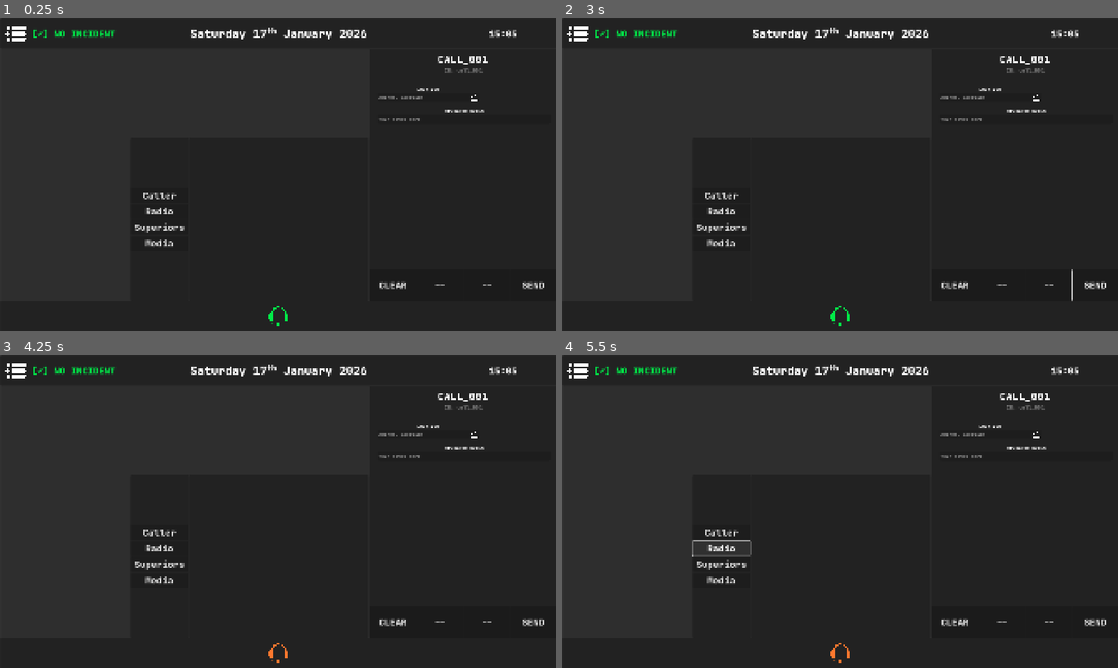
Above: before the commit, frames 1-4 (two rows, left to right).
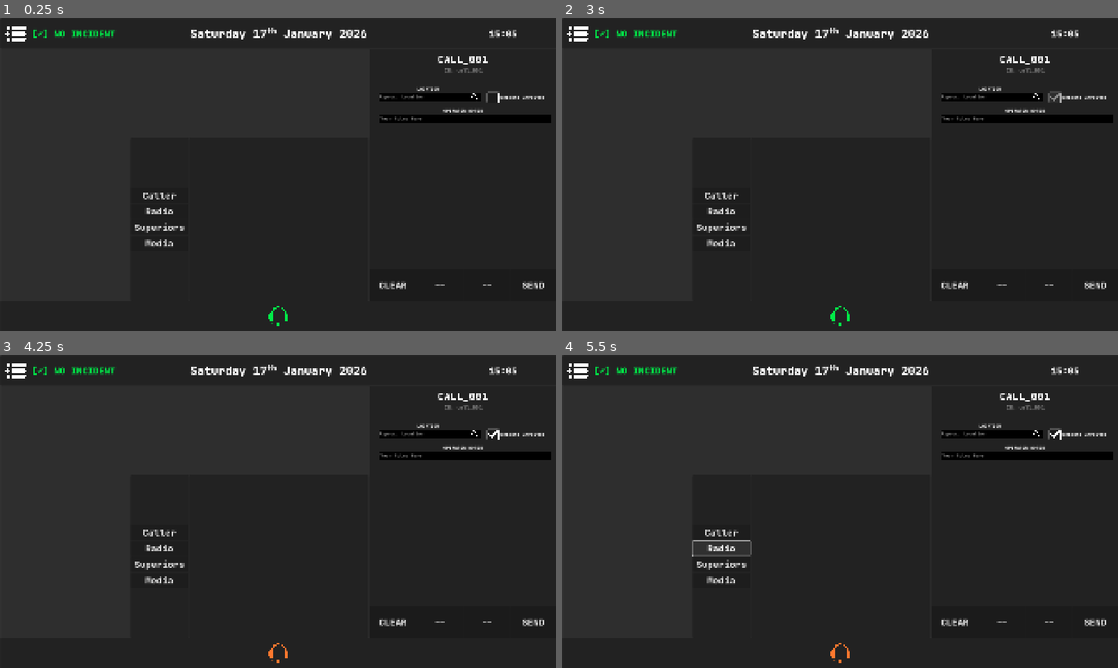
Above: after the commit, the same moments.

Repository: corporal1chicken/dispatch-handling
Game: Godot game, scene res://ui_controller.tscn
Two runs of this game, one before a commit and one after it. Both use one fixed random seed, a clock stepped at 60 frames per second and the inputs below.
Inputs (mouse positions are in pixels of both pictures, inside the frame that each line leads up to):
- Up to frame 1 (0.25 s): no input
- Up to frame 2 (3 s): click (990, 96) at 0.52 s; type "12" at 0.6 s; click "CLEAR" at 1.25 s; click "SEND" at 2 s; click (1056, 96) at 2.77 s
- Up to frame 3 (4.25 s): click (278, 652) at 3.5 s
- Up to frame 4 (5.5 s): click "Caller" at 4.25 s; click "Radio" at 5 s

The runs differ from the first frame. In frame 1, 1.5% of the frame differs, in the area x 68-100%, y 21-34%; in frame 2, 1.5%, in the area x 68-100%, y 21-91%; in frame 3, 1.5%; in frame 4, 1.5%.

Commit message:
Small Report Changes

Diff:
--- a/autoloads/game_cycle.gd
+++ b/autoloads/game_cycle.gd
@@ -21,10 +21,7 @@
 
 	_start_call()
 
-func pick_random_call() -> Dictionary:
-	var path = shift_calls.pick_random()
-	shift_calls.erase(path)
-
+func get_file_contents(path: String):
 	var file: FileAccess = FileAccess.open(path, FileAccess.READ)
 	var text = file.get_as_text()
 	file.close()
@@ -52,4 +49,7 @@
 	call_timer.start(TIME_BETWEEN_CALLS)
 	await call_timer.timeout
 
-	Signals.call_recieved.emit(pick_random_call())
+	var path = shift_calls.pick_random()
+	shift_calls.erase(path)
+
+	Signals.call_recieved.emit(get_file_contents(path))
--- a/autoloads/signals.gd
+++ b/autoloads/signals.gd
@@ -1,7 +1,4 @@
 extends Node
-
-#signal call_started(call_data: Dictionary)
-#signal call_accepted()
 
 # Starts a new call request. Player must accept the call
 # Generates call data + changes UI elements
@@ -10,3 +7,5 @@
 signal call_accepted()
 # Starts when the current calls ends.
 signal call_finished()
+
+signal report_sent()
--- /dev/null
+++ b/data/incident_types.json
@@ -0,0 +1,3 @@
+[
+	"break_in", "car_crash", "house_robbery", "murder"
+]
--- /dev/null
+++ b/resources/styles/lineedit_focus.tres
@@ -0,0 +1,6 @@
+[gd_resource type="StyleBoxFlat" format=3 uid="uid://dmdmsnk6npaau"]
+
+[resource]
+bg_color = Color(0, 0, 0, 1)
+border_width_bottom = 2
+border_color = Color(0, 0.91764706, 0.28235295, 1)
--- /dev/null
+++ b/resources/styles/lineedit_normal.tres
@@ -0,0 +1,6 @@
+[gd_resource type="StyleBoxFlat" format=3 uid="uid://bybupvcmomlbp"]
+
+[resource]
+bg_color = Color(0, 0, 0, 1)
+border_width_bottom = 2
+border_color = Color(1, 1, 1, 1)
--- a/scenes/sections/report/fields/input.tscn
+++ b/scenes/sections/report/fields/input/input.tscn
@@ -1,7 +1,9 @@
-[gd_scene load_steps=4 format=3 uid="uid://bb3veltw1t7us"]
+[gd_scene load_steps=6 format=3 uid="uid://bb3veltw1t7us"]
 
-[ext_resource type="Script" uid="uid://bg64kjtctv0v1" path="res://scenes/sections/report/fields/input.gd" id="1_lncdm"]
+[ext_resource type="Script" uid="uid://bg64kjtctv0v1" path="res://scenes/sections/report/fields/input/input.gd" id="1_lncdm"]
 [ext_resource type="Texture2D" uid="uid://cdpk3qae86a76" path="res://assets/icons/warning/white.png" id="1_w8en7"]
+[ext_resource type="StyleBox" uid="uid://bybupvcmomlbp" path="res://resources/styles/lineedit_normal.tres" id="2_viyi0"]
+[ext_resource type="StyleBox" uid="uid://dmdmsnk6npaau" path="res://resources/styles/lineedit_focus.tres" id="3_74b45"]
 
 [sub_resource type="StyleBoxFlat" id="StyleBoxFlat_lncdm"]
 content_margin_left = 0.0
@@ -30,9 +32,8 @@
 [node name="title" type="RichTextLabel" parent="."]
 layout_mode = 1
 anchors_preset = -1
-anchor_top = 0.025316553
 anchor_right = 1.0000001
-anchor_bottom = 0.44220212
+anchor_bottom = 0.41688567
 text = "TITLE GOES HERE"
 horizontal_alignment = 1
 vertical_alignment = 1
@@ -41,9 +42,12 @@
 [node name="field" type="LineEdit" parent="."]
 layout_mode = 1
 anchors_preset = -1
-anchor_top = 0.46835443
-anchor_right = 1.0
-anchor_bottom = 0.8607595
+anchor_left = 0.016393442
+anchor_top = 0.4556962
+anchor_right = 1.0163934
+anchor_bottom = 0.84810126
+theme_override_styles/normal = ExtResource("2_viyi0")
+theme_override_styles/focus = ExtResource("3_74b45")
 placeholder_text = "Input Line Text"
 metadata/_edit_use_anchors_ = true
 
@@ -54,9 +58,10 @@
 anchor_top = 0.5
 anchor_right = 1.0
 anchor_bottom = 0.5
-offset_left = -28.0
-offset_right = -3.0
-offset_bottom = 25.0
+offset_left = -27.0
+offset_top = -0.5
+offset_right = -5.0
+offset_bottom = 21.5
 grow_horizontal = 0
 grow_vertical = 2
 texture = ExtResource("1_w8en7")
--- /dev/null
+++ b/scenes/sections/report/fields/tickbox/tickbox.gd
@@ -0,0 +1,25 @@
+extends Panel
+
+@export_category("TickBox Field")
+@export var title: String = "None Set"
+@export var is_checked: bool = false
+@export var default_value: bool = false
+@export var required: bool = false
+
+var tick_texture = preload("res://assets/icons/tick/white.png")
+
+func _ready():
+	$title.text = title
+	$tick/TextureRect.visible = is_checked
+
+func _on_button_pressed() -> void:
+	is_checked = not is_checked
+	$tick/TextureRect.visible = is_checked
+	$tick/button.release_focus()
+
+func retrieve_field():
+	return is_checked
+
+func reset_field():
+	is_checked = default_value
+	$tick/TextureRect.visible = is_checked
--- /dev/null
+++ b/scenes/sections/report/fields/tickbox/tickbox.tscn
@@ -0,0 +1,120 @@
+[gd_scene load_steps=7 format=3 uid="uid://b7n5qfqthesmn"]
+
+[ext_resource type="Script" uid="uid://ca4vb84r0241y" path="res://scenes/sections/report/fields/tickbox/tickbox.gd" id="1_bjy62"]
+[ext_resource type="Texture2D" uid="uid://cdpk3qae86a76" path="res://assets/icons/warning/white.png" id="2_ejqmc"]
+[ext_resource type="Texture2D" uid="uid://dyhkjycqw1ow0" path="res://assets/icons/tick/white.png" id="3_u81bt"]
+
+[sub_resource type="StyleBoxFlat" id="StyleBoxFlat_lncdm"]
+content_margin_left = 0.0
+content_margin_top = 0.0
+content_margin_right = 0.0
+content_margin_bottom = 0.0
+bg_color = Color(0.101960786, 0.101960786, 0.101960786, 0)
+corner_radius_top_left = 3
+corner_radius_top_right = 3
+corner_radius_bottom_right = 3
+corner_radius_bottom_left = 3
+corner_detail = 5
+
+[sub_resource type="StyleBoxFlat" id="StyleBoxFlat_wm8f2"]
+content_margin_left = 0.0
+content_margin_top = 0.0
+content_margin_right = 0.0
+content_margin_bottom = 0.0
+bg_color = Color(0.101960786, 0.101960786, 0.101960786, 1)
+border_width_left = 1
+border_width_top = 1
+border_width_right = 1
+border_width_bottom = 1
+border_color = Color(1, 1, 1, 1)
+corner_radius_top_left = 3
+corner_radius_top_right = 3
+corner_radius_bottom_right = 3
+corner_radius_bottom_left = 3
+corner_detail = 5
+
+[sub_resource type="StyleBoxFlat" id="StyleBoxFlat_7mx58"]
+content_margin_left = 4.0
+content_margin_top = 4.0
+content_margin_right = 4.0
+content_margin_bottom = 4.0
+bg_color = Color(0.101960786, 0.101960786, 0.101960786, 0)
+corner_radius_top_left = 3
+corner_radius_top_right = 3
+corner_radius_bottom_right = 3
+corner_radius_bottom_left = 3
+corner_detail = 5
+
+[node name="tickbox" type="Panel"]
+anchors_preset = -1
+anchor_left = 0.42552084
+anchor_top = 0.46944445
+anchor_right = 0.5578125
+anchor_bottom = 0.51296294
+grow_horizontal = 2
+grow_vertical = 2
+theme_override_styles/panel = SubResource("StyleBoxFlat_lncdm")
+script = ExtResource("1_bjy62")
+metadata/_edit_use_anchors_ = true
+
+[node name="title" type="RichTextLabel" parent="."]
+layout_mode = 1
+anchors_preset = -1
+anchor_left = 0.20171674
+anchor_top = 0.08510634
+anchor_right = 0.98712444
+anchor_bottom = 0.9361702
+grow_horizontal = 2
+grow_vertical = 2
+text = "TITLE GOES HERE"
+vertical_alignment = 1
+metadata/_edit_use_anchors_ = true
+
+[node name="required" type="TextureRect" parent="."]
+visible = false
+layout_mode = 1
+anchors_preset = 6
+anchor_left = 1.0
+anchor_top = 0.5
+anchor_right = 1.0
+anchor_bottom = 0.5
+offset_left = -28.0
+offset_top = -12.5
+offset_right = -3.0
+offset_bottom = 12.5
+grow_horizontal = 0
+grow_vertical = 2
+texture = ExtResource("2_ejqmc")
+expand_mode = 1
+stretch_mode = 4
+
+[node name="tick" type="Panel" parent="."]
+layout_mode = 1
+anchors_preset = 4
+anchor_top = 0.5
+anchor_bottom = 0.5
+offset_top = -20.0
+offset_right = 40.0
+offset_bottom = 20.0
+grow_vertical = 2
+theme_override_styles/panel = SubResource("StyleBoxFlat_wm8f2")
+
+[node name="TextureRect" type="TextureRect" parent="tick"]
+visible = false
+layout_mode = 0
+offset_right = 40.0
+offset_bottom = 40.0
+texture = ExtResource("3_u81bt")
+expand_mode = 1
+stretch_mode = 4
+
+[node name="button" type="Button" parent="tick"]
+layout_mode = 1
+anchors_preset = 15
+anchor_right = 1.0
+anchor_bottom = 1.0
+grow_horizontal = 2
+grow_vertical = 2
+theme_override_styles/normal = SubResource("StyleBoxFlat_7mx58")
+
+[connection signal="pressed" from="tick/button" to="." method="_on_button_pressed"]
--- a/scenes/sections/report/report.tscn
+++ b/scenes/sections/report/report.tscn
@@ -1,7 +1,8 @@
-[gd_scene load_steps=3 format=3 uid="uid://c2kh51m080v1g"]
+[gd_scene load_steps=4 format=3 uid="uid://c2kh51m080v1g"]
 
 [ext_resource type="Script" uid="uid://dos67gx6vexmt" path="res://scenes/sections/report/report.gd" id="1_krapo"]
-[ext_resource type="PackedScene" uid="uid://bb3veltw1t7us" path="res://scenes/sections/report/fields/input.tscn" id="2_v08cn"]
+[ext_resource type="PackedScene" uid="uid://bb3veltw1t7us" path="res://scenes/sections/report/fields/input/input.tscn" id="2_v08cn"]
+[ext_resource type="PackedScene" uid="uid://b7n5qfqthesmn" path="res://scenes/sections/report/fields/tickbox/tickbox.tscn" id="3_3tgbq"]
 
 [node name="report" type="Panel"]
 anchors_preset = -1
@@ -135,16 +136,27 @@
 placeholder_text = "Approx. Location"
 required = true
 
-[node name="location2" parent="fields" instance=ExtResource("2_v08cn")]
+[node name="notes" parent="fields" instance=ExtResource("2_v08cn")]
 layout_mode = 1
 anchor_left = 0.041795675
 anchor_top = 0.26427624
-anchor_right = 0.9721364
+anchor_right = 0.9566565
 anchor_bottom = 0.3374244
 grow_horizontal = 1
 grow_vertical = 1
 title = "OPERATOR NOTES"
 placeholder_text = "Your Notes Here"
 
+[node name="weapons_involved" parent="fields" instance=ExtResource("3_3tgbq")]
+layout_mode = 1
+anchor_left = 0.628483
+anchor_top = 0.18857902
+anchor_right = 0.970764
+anchor_bottom = 0.24901505
+grow_horizontal = 1
+grow_vertical = 1
+title = "Weapons Involved"
+required = true
+
 [connection signal="pressed" from="buttons/HBoxContainer/clear" to="." method="_on_clear_pressed"]
 [connection signal="pressed" from="buttons/HBoxContainer/send" to="." method="_on_send_pressed"]
Binary file added: assets/icons/tick/black.png
Not shown, added: assets/icons/tick/black.png.import
Binary file added: assets/icons/tick/white.png
Not shown, added: assets/icons/tick/white.png.import
Renamed: scenes/sections/report/fields/input.gd -> scenes/sections/report/fields/input/input.gd
Renamed: scenes/sections/report/fields/input.gd.uid -> scenes/sections/report/fields/input/input.gd.uid
Not shown, added: scenes/sections/report/fields/tickbox/tickbox.gd.uid
